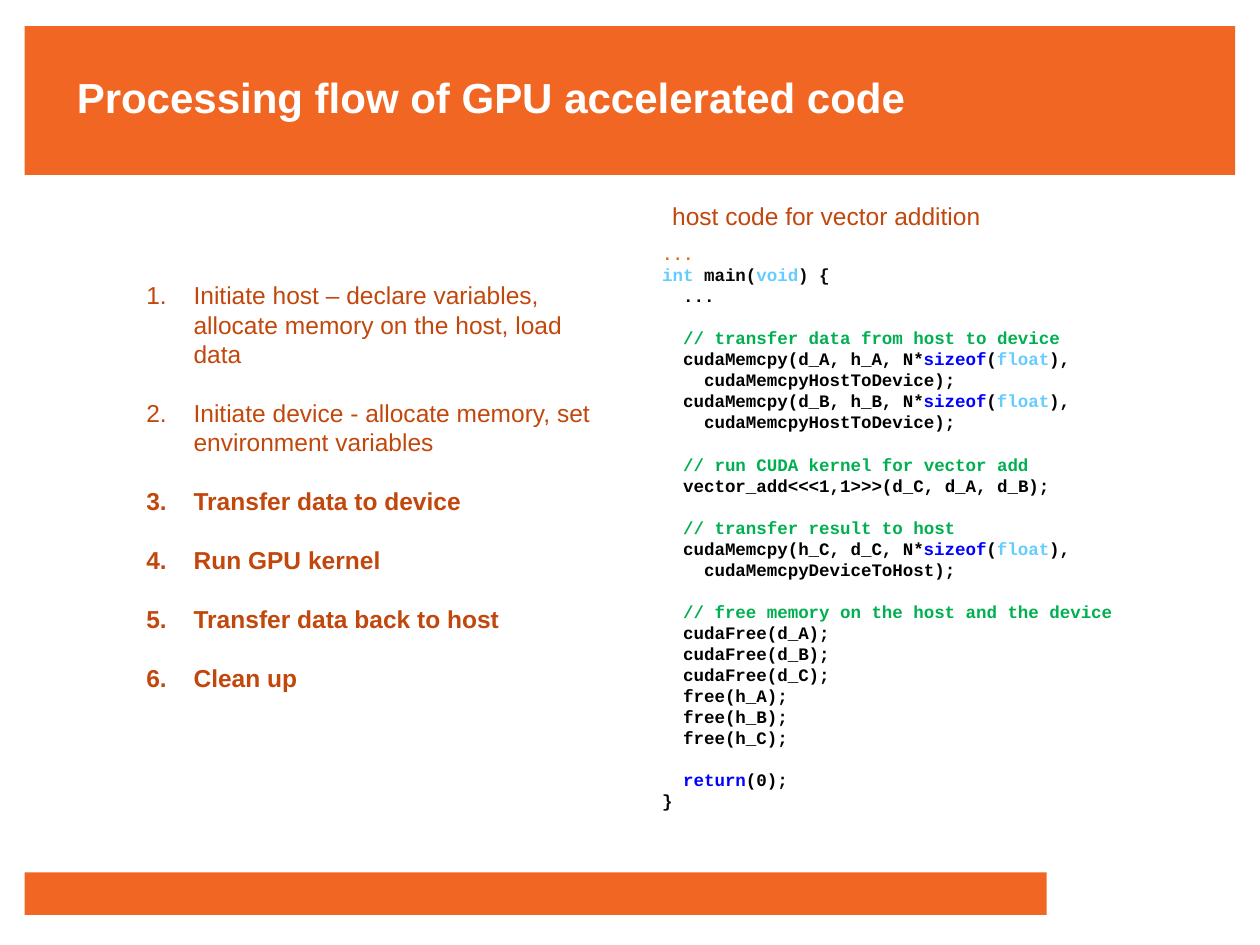
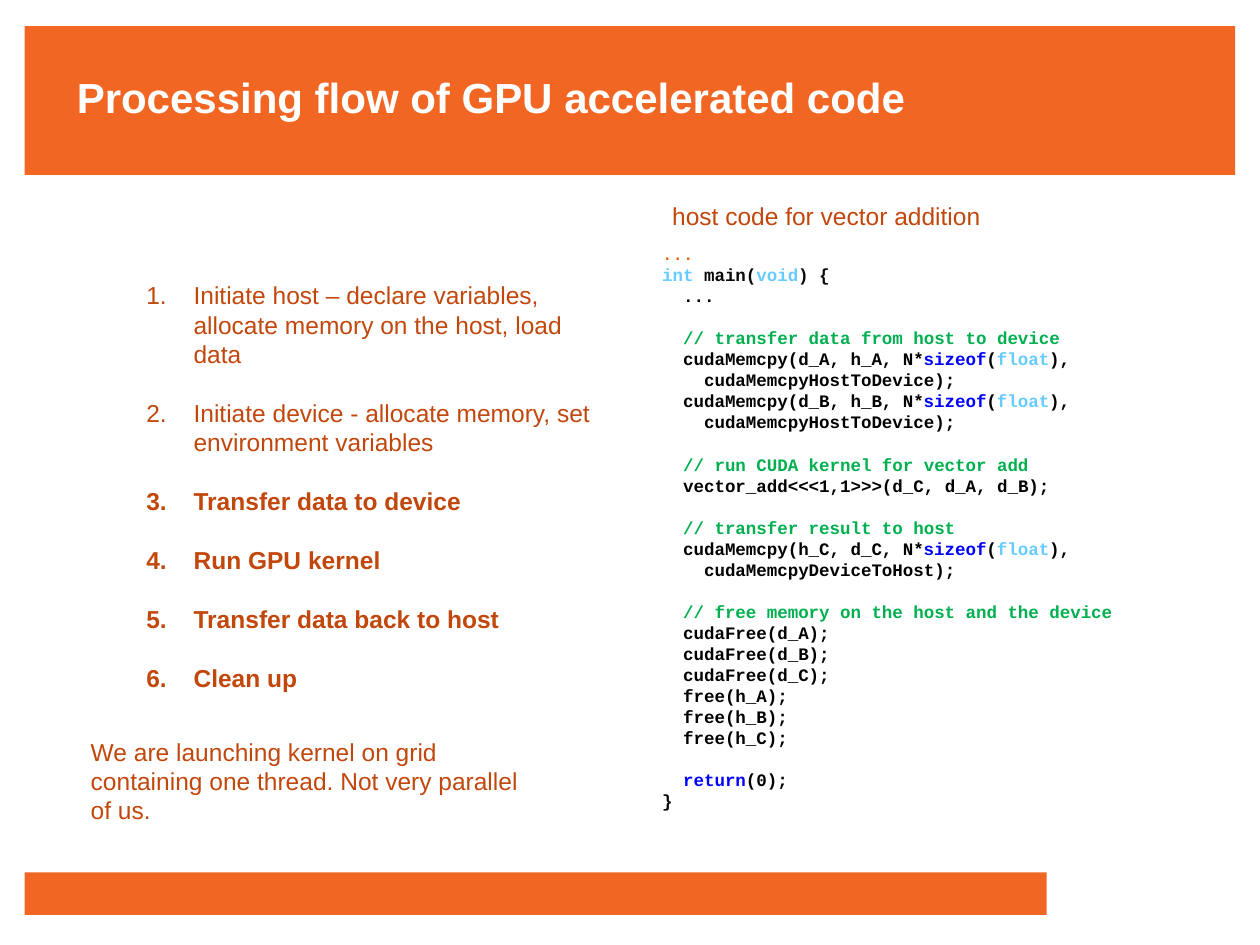
Before and after one commit to francisjudd/CWM-HPC, a slide deck: slide 22 of Lectures/pptx/7_Lecture_seven.pptx (slide 13 before the commit). Drawn at 1260x945 pixels with LibreOffice and Linux fonts; fonts in the diff are those of the drawing; background and template pictures are left out. Boxes give left, top, right and bottom in pixels: in the first picture for what was removed or moved away, otherwise in the second. Text is boxed around its words. In the diff, an @@ line names an element or a change of style, - is before the commit and + after.

```diff
--- a/Lectures/pptx/7_Lecture_seven.pptx
+++ b/Lectures/pptx/7_Lecture_seven.pptx
@@ text added at [91, 743, 517, 820], 14 pt, text #C2470C @@
+We are launching kernel on grid containing one thread. Not very parallel of us.
```
Also in this commit, not shown: 10 other slides changed, 6 slides added, 12 other files.
